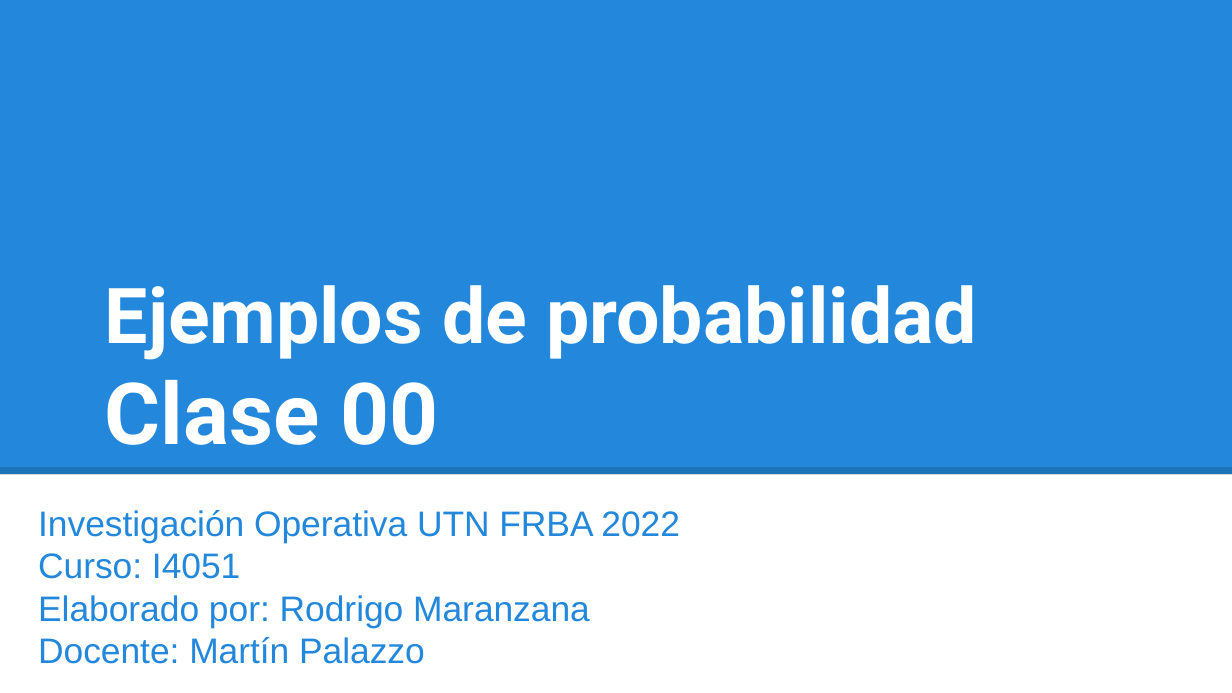
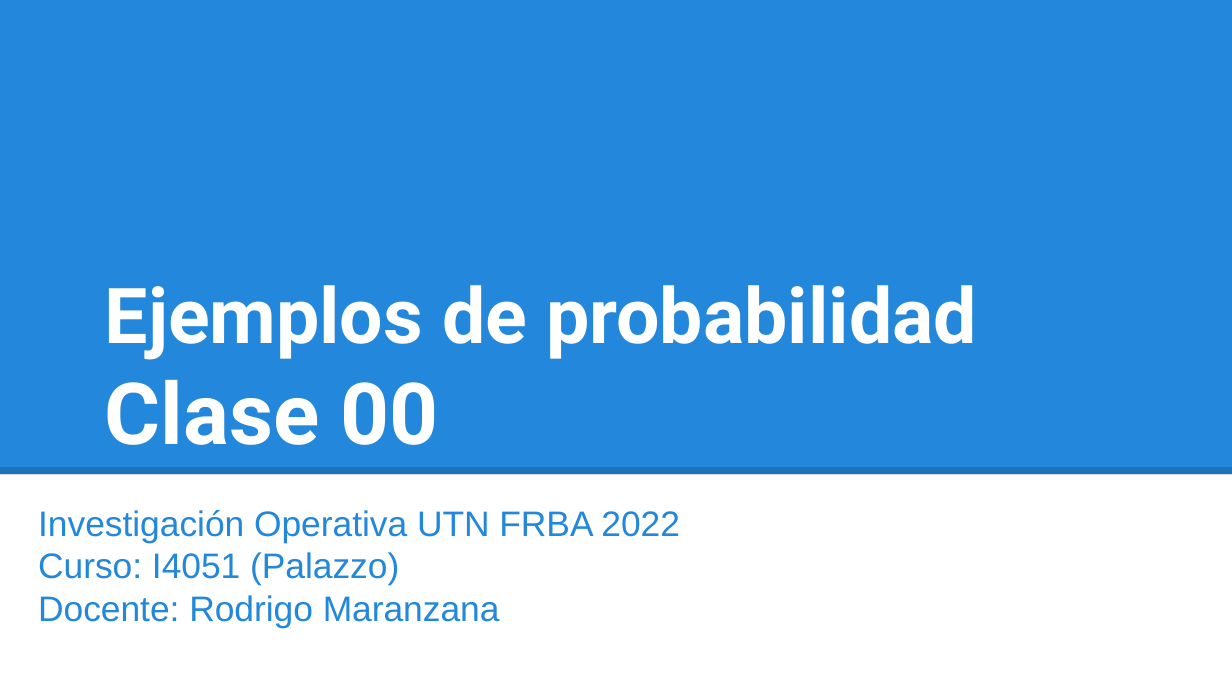
Before and after one commit to investigacion-operativa/pyOperativ, a slide deck: slide 1 of 02_repaso/clase01_repaso_probabilidad/repaso_probabilidad.pptx. Drawn at 1232x693 pixels with LibreOffice and Linux fonts; fonts in the diff are those of the drawing. Boxes give left, top, right and bottom in pixels: in the first picture for what was removed or moved away, otherwise in the second. Text is boxed around its words. In the diff, an @@ line names an element or a change of style, - is before the commit and + after.

Commit message:
upd repaso probabilidad caratula

```diff
--- a/02_repaso/clase01_repaso_probabilidad/repaso_probabilidad.pptx
+++ b/02_repaso/clase01_repaso_probabilidad/repaso_probabilidad.pptx
@@ subtitle at [38, 552, 500, 628]: text changed @@
-Curso: I4051
-Elaborado por: Rodrigo Maranzana
-Docente: Martín Palazzo
+Curso: I4051 (Palazzo)
+Docente: Rodrigo Maranzana
```
Also in this commit, not shown: 1 other file.
